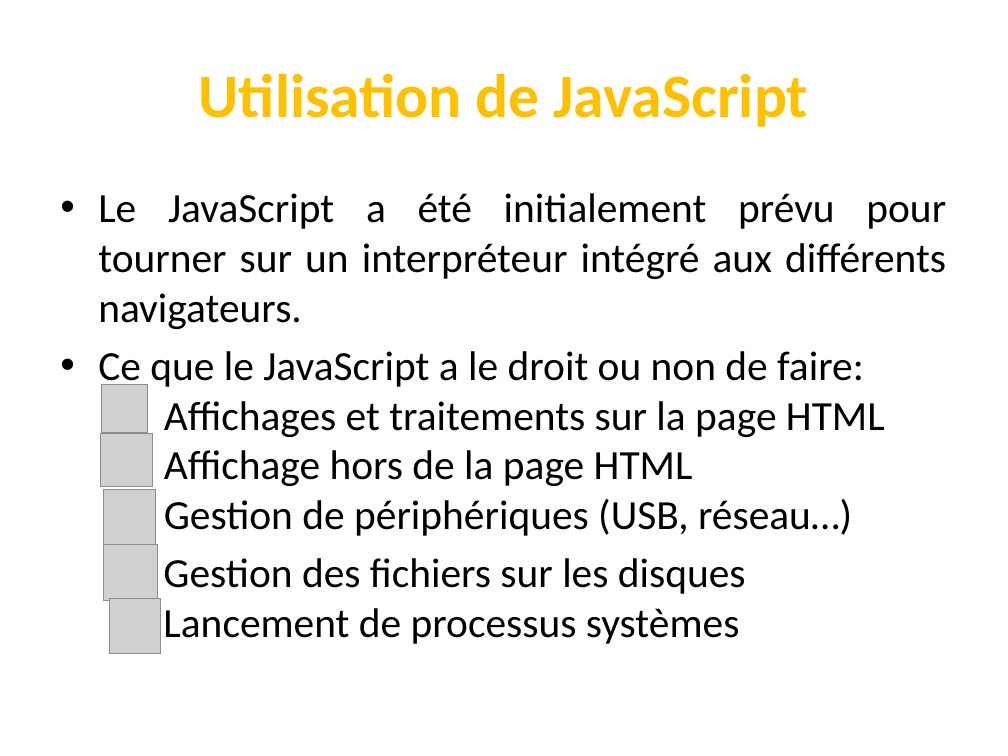
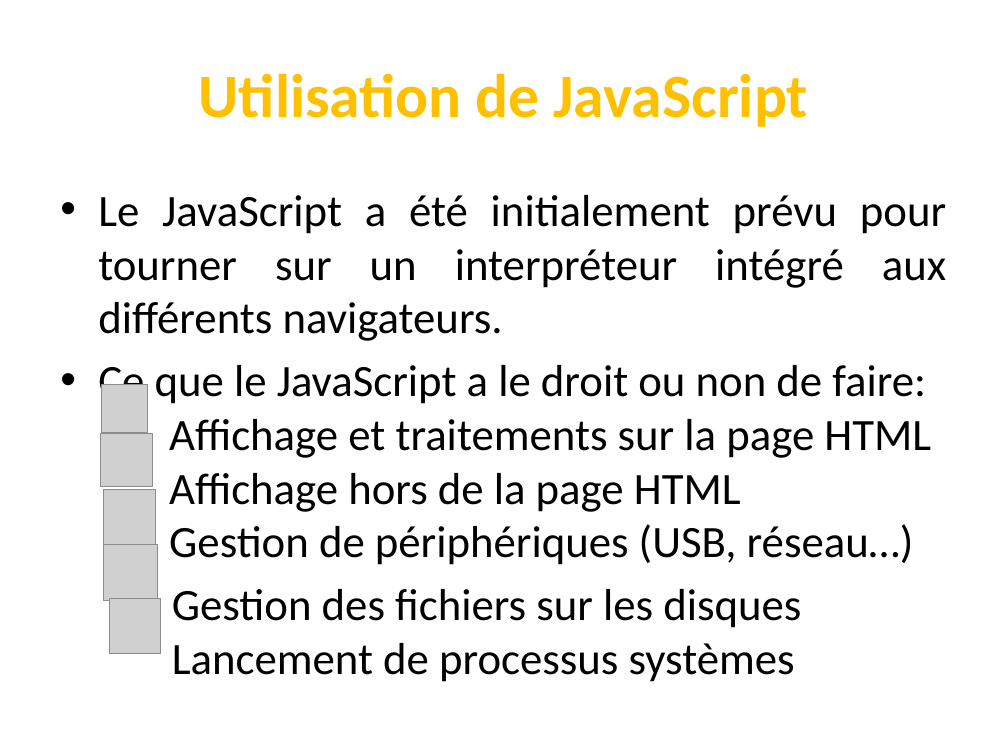
Before and after one commit to codeRoomMarseille/JavaScript_20180914, a slide deck: slide 6 of javascript.pptx. Drawn at 1008x756 pixels with LibreOffice and Linux fonts; fonts in the diff are those of the drawing; grey boxes stand for pictures. Boxes give left, top, right and bottom in pixels: in the first picture for what was removed or moved away, otherwise in the second. Text is boxed around its words. In the diff, an @@ line names an element or a change of style, - is before the commit and + after.

```diff
--- a/javascript.pptx
+++ b/javascript.pptx
@@ text at [98,195,946,682]: size 29.6 to 32 pt in "Le JavaScript a été initialement prévu pour ...", "Gestion des fichiers sur les disques Lancement ..." @@
@@ text at [98,359,931,565]: text changed; size 29.6 to 32 pt @@
-• Ce que le JavaScript a le droit ou non de faire:
-  Affichages et traitements sur la page HTML
-  Affichage hors de la page HTML
-  Gestion de périphériques (USB, réseau…)
+• Ce que le JavaScript a le droit ou non de faire:
+  Affichage et traitements sur la page HTML
+  Affichage hors de la page HTML
+  Gestion de périphériques (USB, réseau…)
```
Also in this commit, not shown: 21 other slides changed.
